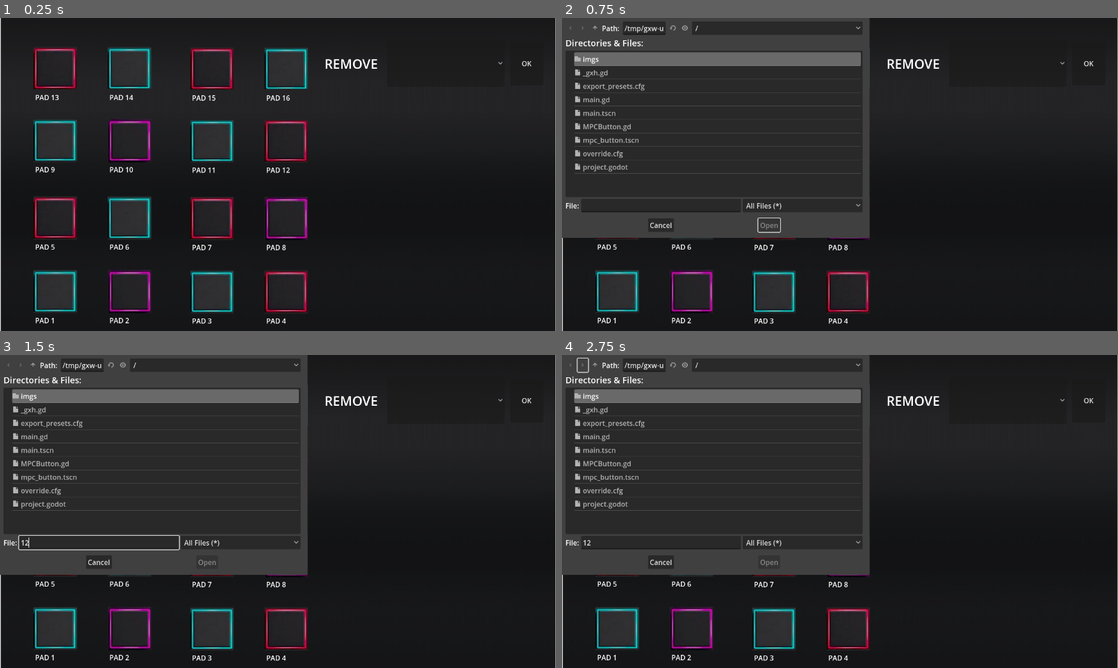
Above: before the commit, frames 1-4 (two rows, left to right).
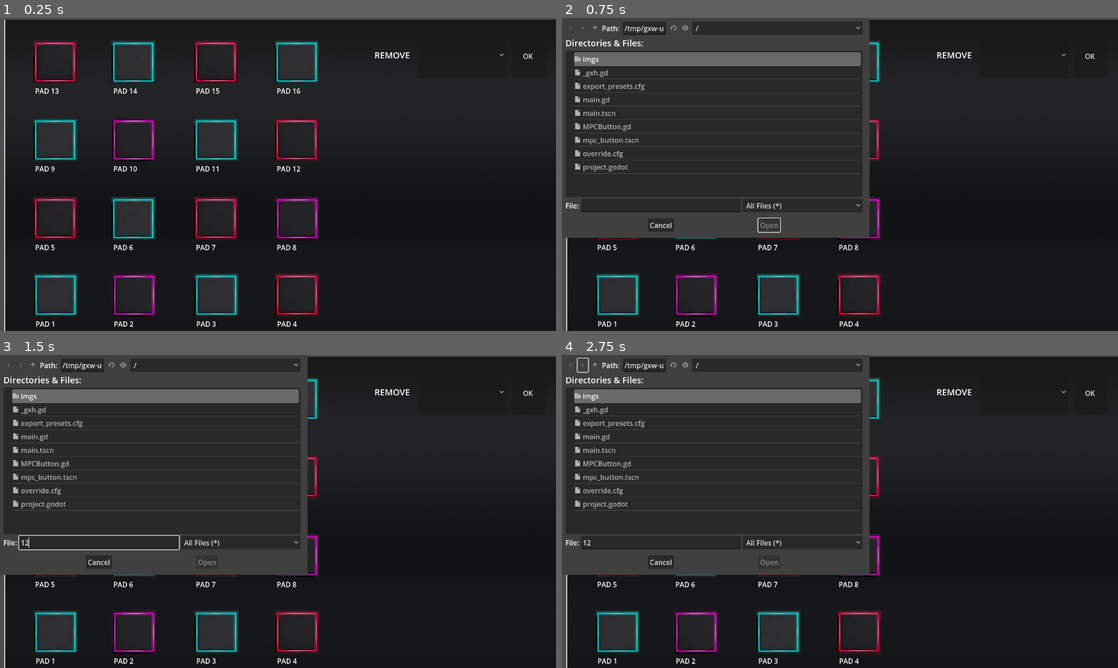
Above: after the commit, the same moments.

Repository: luisaburini/my-mpc
Game: Godot game, scene res://main.tscn
The game is run twice, just before and just after one commit, with the same random seed, the same clock (stepped at 60 frames per second) and the same inputs.
Inputs (mouse positions are in pixels of both pictures, inside the frame that each line leads up to):
- Up to frame 1 (0.25 s): no input
- Up to frame 2 (0.75 s): click (617, 218) at 0.52 s
- Up to frame 3 (1.5 s): click (100, 542) at 1.27 s; type "12" at 1.35 s
- Up to frame 4 (2.75 s): click (584, 364) at 2 s

The runs differ from the first frame. In frame 1, 10% of the frame differs, in the area x 0-100%, y 0-100%; in frame 2, 4.0%; in frame 3, 4.0%; in frame 4, 4.0%.

Commit message:
:sparkles: Inclui teclas para PC

Diff:
--- a/MPCButton.gd
+++ b/MPCButton.gd
@@ -1,6 +1,8 @@
 extends Node2D
 
 var current_sound = ""
+var key = ""
+var locked = false
 var function = 0
 const SILENT = 0
 const ONE_TIME = 1
@@ -8,6 +10,17 @@
 # Called when the node enters the scene tree for the first time.
 func _ready():
 	pass # Replace with function body.
+
+func _input(event):
+	if event.as_text() == "M" and function == LOOP and event.is_action_pressed("M"):
+		locked = !locked
+		return
+	if event.is_action_released(key) and !locked:
+		silent_function()
+		return
+	if event.is_action_pressed(key):
+		loop_function()
+		return
 
 
 # Called every frame. 'delta' is the elapsed time since the previous frame.
@@ -17,13 +30,15 @@
 func set_label(text):
 	$Label.text = text
 
+func set_key(new):
+	key = new
+
 func set_normal_texture(icon):
 	$TouchScreenButton.texture_normal = load(icon)
 
 func _on_touch_screen_button_pressed():
 	if current_sound == "":
 		$FileDialog.show()
-
 
 func remove_sound():
 	$AudioStreamPlayer2D.stop()
@@ -32,7 +47,6 @@
 
 func _on_file_dialog_file_selected(path):
 	current_sound =  path
-	print("Selected " + current_sound)
 	var filename_arr = current_sound.rsplit("/", true, 1)
 	$Filename.text = filename_arr[1]
 	var snd_file = FileAccess.open(current_sound, FileAccess.READ)
@@ -52,11 +66,24 @@
 		function = (function+1)%3
 		match function:
 			LOOP:
-				$AudioStreamPlayer2D.play()
-				$State.text = "LOOP"
+				loop_function()
 			ONE_TIME:
-				$AudioStreamPlayer2D.play()
-				$State.text = "1"
+				one_time_function()
 			SILENT:
-				$AudioStreamPlayer2D.stop()
-				$State.text = ""
+				silent_function()
+
+func loop_function():
+	if function != LOOP:
+		function = LOOP
+		$AudioStreamPlayer2D.play()
+		$State.text = "LOOP"
+
+func one_time_function():
+	function = ONE_TIME
+	$AudioStreamPlayer2D.play()
+	$State.text = "1"
+
+func silent_function():
+	function = SILENT
+	$AudioStreamPlayer2D.stop()
+	$State.text = ""
--- a/main.gd
+++ b/main.gd
@@ -8,11 +8,16 @@
 						 "red", "cyan", "red", "magenta",
 						 "cyan", "magenta", "cyan", "red",
 						 "red", "cyan", "red", "cyan"]
+	var keys = ["X", "C", "V", "B",
+				"S", "D", "F", "G",
+				"W", "E", "R", "T",
+				"2", "3", "4", "5"]
 
 	for i in range(len(button_colors)):
 		var mpc_button = get_node("MPCButton" + str(i+1))
 		mpc_button.set_label("PAD " + str(i+1))
 		mpc_button.set_normal_texture("res://imgs/button_" + button_colors[i] + ".jpg")
+		mpc_button.set_key(keys[i])
 
 
 # Called every frame. 'delta' is the elapsed time since the previous frame.
--- a/main.tscn
+++ b/main.tscn
@@ -11,63 +11,65 @@
 script = ExtResource("1_p4tpp")
 
 [node name="Background" type="TextureRect" parent="."]
-offset_right = 1280.0
-offset_bottom = 720.0
+offset_left = 10.0
+offset_top = 4.0
+offset_right = 1290.0
+offset_bottom = 724.0
 texture = ExtResource("1_ul0td")
 
 [node name="MPCButton5" parent="." instance=ExtResource("4_rwkiq")]
-position = Vector2(77, 375)
+position = Vector2(77, 376)
 
 [node name="MPCButton6" parent="." instance=ExtResource("4_rwkiq")]
-position = Vector2(248, 375)
+position = Vector2(257, 376)
 
 [node name="MPCButton7" parent="." instance=ExtResource("4_rwkiq")]
-position = Vector2(438, 376)
+position = Vector2(447, 376)
 
 [node name="MPCButton8" parent="." instance=ExtResource("4_rwkiq")]
-position = Vector2(609, 376)
+position = Vector2(633, 376)
 
 [node name="MPCButton9" parent="." instance=ExtResource("4_rwkiq")]
-position = Vector2(77, 197)
+position = Vector2(77, 195)
 
 [node name="MPCButton10" parent="." instance=ExtResource("4_rwkiq")]
-position = Vector2(248, 197)
+position = Vector2(257, 195)
 
 [node name="MPCButton11" parent="." instance=ExtResource("4_rwkiq")]
-position = Vector2(438, 198)
+position = Vector2(447, 195)
 
 [node name="MPCButton12" parent="." instance=ExtResource("4_rwkiq")]
-position = Vector2(609, 198)
+position = Vector2(633, 195)
 
 [node name="MPCButton13" parent="." instance=ExtResource("4_rwkiq")]
-position = Vector2(77, 31)
+position = Vector2(77, 16)
 
 [node name="MPCButton14" parent="." instance=ExtResource("4_rwkiq")]
-position = Vector2(248, 31)
+position = Vector2(257, 16)
 
 [node name="MPCButton15" parent="." instance=ExtResource("4_rwkiq")]
-position = Vector2(438, 32)
+position = Vector2(447, 16)
 
 [node name="MPCButton16" parent="." instance=ExtResource("4_rwkiq")]
-position = Vector2(609, 32)
+position = Vector2(633, 16)
 
 [node name="MPCButton1" parent="." instance=ExtResource("4_rwkiq")]
-position = Vector2(77, 544)
+position = Vector2(78, 552)
 
 [node name="MPCButton2" parent="." instance=ExtResource("4_rwkiq")]
-position = Vector2(248, 544)
+position = Vector2(258, 552)
 
 [node name="MPCButton3" parent="." instance=ExtResource("4_rwkiq")]
-position = Vector2(438, 545)
+position = Vector2(448, 552)
 
 [node name="MPCButton4" parent="." instance=ExtResource("4_rwkiq")]
-position = Vector2(609, 545)
+position = Vector2(634, 552)
 
 [node name="OptionButton" type="OptionButton" parent="."]
-offset_left = 891.0
-offset_top = 50.0
-offset_right = 1162.0
-offset_bottom = 158.0
+offset_left = 961.0
+offset_top = 31.0
+offset_right = 1165.0
+offset_bottom = 139.0
 item_count = 16
 popup/item_0/text = "PAD 1"
 popup/item_0/icon = ExtResource("4_il0en")
@@ -119,20 +121,20 @@
 popup/item_15/id = 15
 
 [node name="Label" type="Label" parent="."]
-offset_left = 700.0
-offset_top = 53.0
-offset_right = 870.0
-offset_bottom = 158.0
-theme_override_font_sizes/font_size = 30
+offset_left = 820.0
+offset_top = 31.0
+offset_right = 944.0
+offset_bottom = 139.0
+theme_override_font_sizes/font_size = 20
 text = "REMOVE"
 horizontal_alignment = 2
 vertical_alignment = 1
 
 [node name="Button" type="Button" parent="."]
-offset_left = 1175.0
-offset_top = 55.0
-offset_right = 1251.0
-offset_bottom = 155.0
+offset_left = 1178.0
+offset_top = 38.0
+offset_right = 1254.0
+offset_bottom = 138.0
 text = "OK"
 
 [connection signal="pressed" from="Button" to="." method="_on_button_pressed"]
--- a/project.godot
+++ b/project.godot
@@ -21,6 +21,94 @@
 window/size/viewport_height=720
 mouse_cursor/icon="res://icon.svg"
 
+[input]
+
+2={
+"deadzone": 0.5,
+"events": [Object(InputEventKey,"resource_local_to_scene":false,"resource_name":"","device":-1,"window_id":0,"alt_pressed":false,"shift_pressed":false,"ctrl_pressed":false,"meta_pressed":false,"pressed":false,"keycode":0,"physical_keycode":50,"key_label":0,"unicode":50,"echo":false,"script":null)
+]
+}
+3={
+"deadzone": 0.5,
+"events": [Object(InputEventKey,"resource_local_to_scene":false,"resource_name":"","device":-1,"window_id":0,"alt_pressed":false,"shift_pressed":false,"ctrl_pressed":false,"meta_pressed":false,"pressed":false,"keycode":0,"physical_keycode":51,"key_label":0,"unicode":51,"echo":false,"script":null)
+]
+}
+4={
+"deadzone": 0.5,
+"events": [Object(InputEventKey,"resource_local_to_scene":false,"resource_name":"","device":-1,"window_id":0,"alt_pressed":false,"shift_pressed":false,"ctrl_pressed":false,"meta_pressed":false,"pressed":false,"keycode":0,"physical_keycode":52,"key_label":0,"unicode":52,"echo":false,"script":null)
+]
+}
+5={
+"deadzone": 0.5,
+"events": [Object(InputEventKey,"resource_local_to_scene":false,"resource_name":"","device":-1,"window_id":0,"alt_pressed":false,"shift_pressed":false,"ctrl_pressed":false,"meta_pressed":false,"pressed":false,"keycode":0,"physical_keycode":53,"key_label":0,"unicode":53,"echo":false,"script":null)
+]
+}
+W={
+"deadzone": 0.5,
+"events": [Object(InputEventKey,"resource_local_to_scene":false,"resource_name":"","device":-1,"window_id":0,"alt_pressed":false,"shift_pressed":false,"ctrl_pressed":false,"meta_pressed":false,"pressed":false,"keycode":0,"physical_keycode":87,"key_label":0,"unicode":87,"echo":false,"script":null)
+]
+}
+E={
+"deadzone": 0.5,
+"events": [Object(InputEventKey,"resource_local_to_scene":false,"resource_name":"","device":-1,"window_id":0,"alt_pressed":false,"shift_pressed":false,"ctrl_pressed":false,"meta_pressed":false,"pressed":false,"keycode":0,"physical_keycode":69,"key_label":0,"unicode":69,"echo":false,"script":null)
+]
+}
+R={
+"deadzone": 0.5,
+"events": [Object(InputEventKey,"resource_local_to_scene":false,"resource_name":"","device":-1,"window_id":0,"alt_pressed":false,"shift_pressed":false,"ctrl_pressed":false,"meta_pressed":false,"pressed":false,"keycode":0,"physical_keycode":82,"key_label":0,"unicode":82,"echo":false,"script":null)
+]
+}
+T={
+"deadzone": 0.5,
+"events": [Object(InputEventKey,"resource_local_to_scene":false,"resource_name":"","device":-1,"window_id":0,"alt_pressed":false,"shift_pressed":false,"ctrl_pressed":false,"meta_pressed":false,"pressed":false,"keycode":0,"physical_keycode":84,"key_label":0,"unicode":84,"echo":false,"script":null)
+]
+}
+S={
+"deadzone": 0.5,
+"events": [Object(InputEventKey,"resource_local_to_scene":false,"resource_name":"","device":-1,"window_id":0,"alt_pressed":false,"shift_pressed":false,"ctrl_pressed":false,"meta_pressed":false,"pressed":false,"keycode":0,"physical_keycode":83,"key_label":0,"unicode":83,"echo":false,"script":null)
+]
+}
+D={
+"deadzone": 0.5,
+"events": [Object(InputEventKey,"resource_local_to_scene":false,"resource_name":"","device":-1,"window_id":0,"alt_pressed":false,"shift_pressed":false,"ctrl_pressed":false,"meta_pressed":false,"pressed":false,"keycode":0,"physical_keycode":68,"key_label":0,"unicode":68,"echo":false,"script":null)
+]
+}
+F={
+"deadzone": 0.5,
+"events": [Object(InputEventKey,"resource_local_to_scene":false,"resource_name":"","device":-1,"window_id":0,"alt_pressed":false,"shift_pressed":false,"ctrl_pressed":false,"meta_pressed":false,"pressed":false,"keycode":0,"physical_keycode":70,"key_label":0,"unicode":70,"echo":false,"script":null)
+]
+}
+G={
+"deadzone": 0.5,
+"events": [Object(InputEventKey,"resource_local_to_scene":false,"resource_name":"","device":-1,"window_id":0,"alt_pressed":false,"shift_pressed":false,"ctrl_pressed":false,"meta_pressed":false,"pressed":false,"keycode":0,"physical_keycode":71,"key_label":0,"unicode":71,"echo":false,"script":null)
+]
+}
+X={
+"deadzone": 0.5,
+"events": [Object(InputEventKey,"resource_local_to_scene":false,"resource_name":"","device":-1,"window_id":0,"alt_pressed":false,"shift_pressed":false,"ctrl_pressed":false,"meta_pressed":false,"pressed":false,"keycode":0,"physical_keycode":88,"key_label":0,"unicode":88,"echo":false,"script":null)
+]
+}
+C={
+"deadzone": 0.5,
+"events": [Object(InputEventKey,"resource_local_to_scene":false,"resource_name":"","device":-1,"window_id":0,"alt_pressed":false,"shift_pressed":false,"ctrl_pressed":false,"meta_pressed":false,"pressed":false,"keycode":0,"physical_keycode":67,"key_label":0,"unicode":67,"echo":false,"script":null)
+]
+}
+V={
+"deadzone": 0.5,
+"events": [Object(InputEventKey,"resource_local_to_scene":false,"resource_name":"","device":-1,"window_id":0,"alt_pressed":false,"shift_pressed":false,"ctrl_pressed":false,"meta_pressed":false,"pressed":false,"keycode":0,"physical_keycode":86,"key_label":0,"unicode":86,"echo":false,"script":null)
+]
+}
+B={
+"deadzone": 0.5,
+"events": [Object(InputEventKey,"resource_local_to_scene":false,"resource_name":"","device":-1,"window_id":0,"alt_pressed":false,"shift_pressed":false,"ctrl_pressed":false,"meta_pressed":false,"pressed":false,"keycode":0,"physical_keycode":66,"key_label":0,"unicode":66,"echo":false,"script":null)
+]
+}
+M={
+"deadzone": 0.5,
+"events": [Object(InputEventKey,"resource_local_to_scene":false,"resource_name":"","device":0,"window_id":0,"alt_pressed":false,"shift_pressed":false,"ctrl_pressed":false,"meta_pressed":false,"pressed":false,"keycode":0,"physical_keycode":77,"key_label":0,"unicode":0,"echo":false,"script":null)
+]
+}
+
 [rendering]
 
 renderer/rendering_method="gl_compatibility"
Binary file added: imgs/mpc_icon_adaptative.jpg
Not shown, added: imgs/mpc_icon_adaptative.jpg.import
Binary file added: imgs/mpc_icon_mini.jpg
Not shown, added: imgs/mpc_icon_mini.jpg.import
Binary file added: imgs/my_mpc_keys.jpg
Not shown, added: README.md
